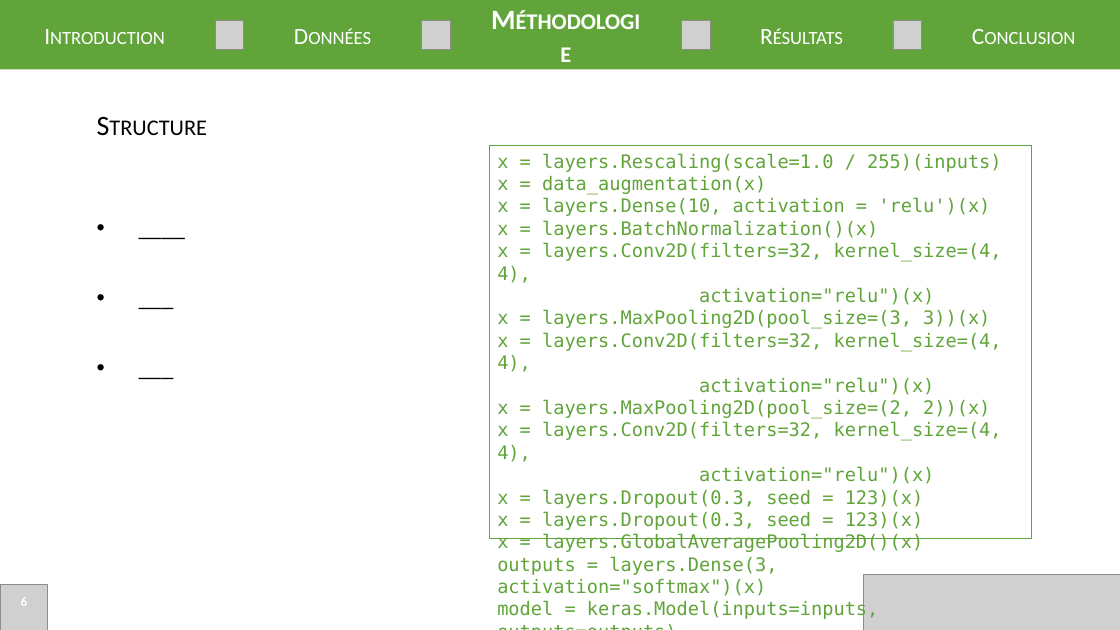
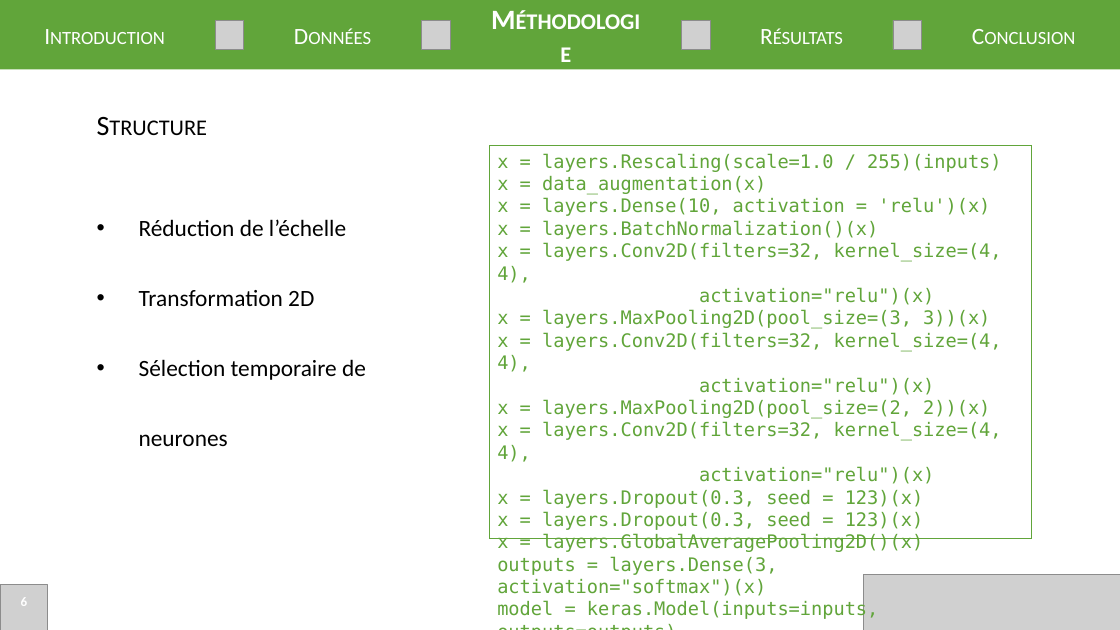
Before and after one commit to Easill/ML_photo, a slide deck: slide 6 of presentation.pptx. Drawn at 1120x630 pixels with LibreOffice and Linux fonts; fonts in the diff are those of the drawing; grey boxes stand for pictures. Boxes give left, top, right and bottom in pixels: in the first picture for what was removed or moved away, otherwise in the second. Text is boxed around its words. In the diff, an @@ line names an element or a change of style, - is before the commit and + after.

```diff
--- a/presentation.pptx
+++ b/presentation.pptx
@@ text at (139,219,366,446): text changed @@
-• ____
-• ___
-• ___
+• Réduction de l’échelle
+• Transformation 2D
+• Sélection temporaire de neurones
```
Also in this commit, not shown: 1 other slide changed.
